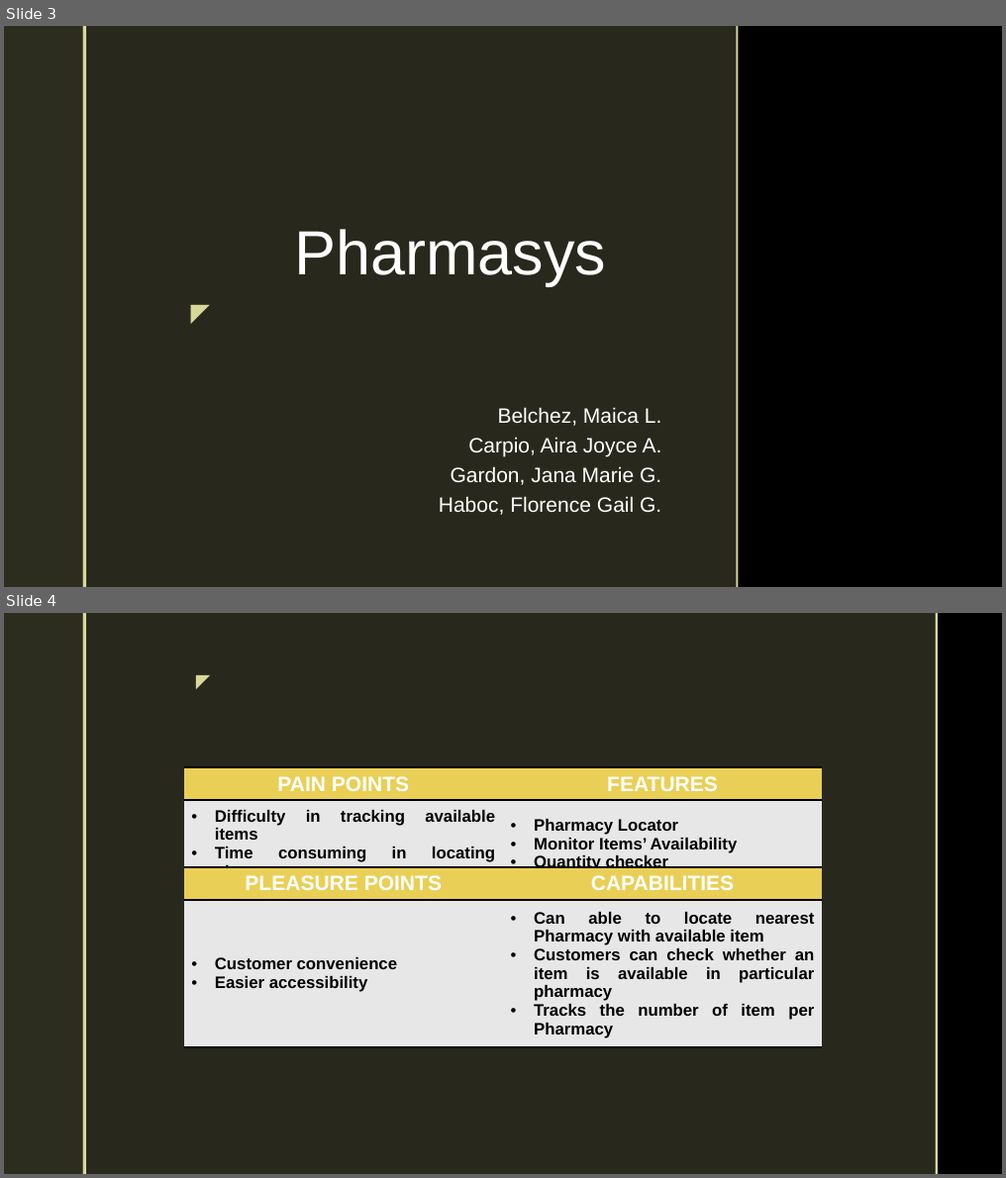
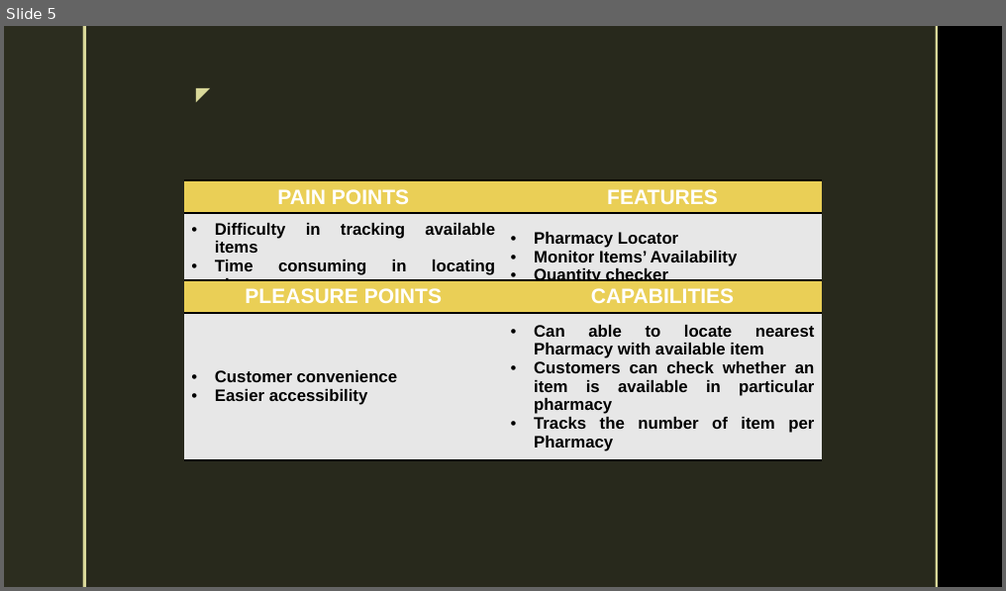
Before and after one commit to mlbelchez/Project---TENTREP, a slide deck: Presentation/PPT/App Ideas.pptx. Shown one above the other, each under a label of ours: slides 3 and 4 before the commit, slide 5 after it. The pictures are 1006x1178 and 1006x591 pixels, drawn with LibreOffice and Linux fonts; fonts in the diff are those of the drawing; background and template pictures are left out. Boxes give left, top, right and bottom in pixels: in the first picture for what was removed or moved away, otherwise in the second. Text is boxed around its words. In the diff, an @@ line names an element or a change of style, - is before the commit and + after.

```diff
--- a/Presentation/PPT/App Ideas.pptx
+++ b/Presentation/PPT/App Ideas.pptx
@@ slide 3 removed at [4,26,1002,587], background picture (left out); not listed: 2 template elements that a slide beside it also shows @@
@@ rectangle removed at [86,26,737,587] @@
@@ rectangle removed at [737,26,739,587] @@
@@ title removed at [294,229,606,285] @@
-Pharmasys
@@ text removed at [183,293,218,331] @@
-◤
@@ subtitle removed at [439,407,662,515] @@
-Belchez, Maica L.
-Carpio, Aira Joyce A.
-Gardon, Jana Marie G.
-Haboc, Florence Gail G.
@@ what was slide 4 is now slide 5 @@
```
Also in this commit, not shown: 3 slides changed, 4 slides added, 1 other slide removed.
